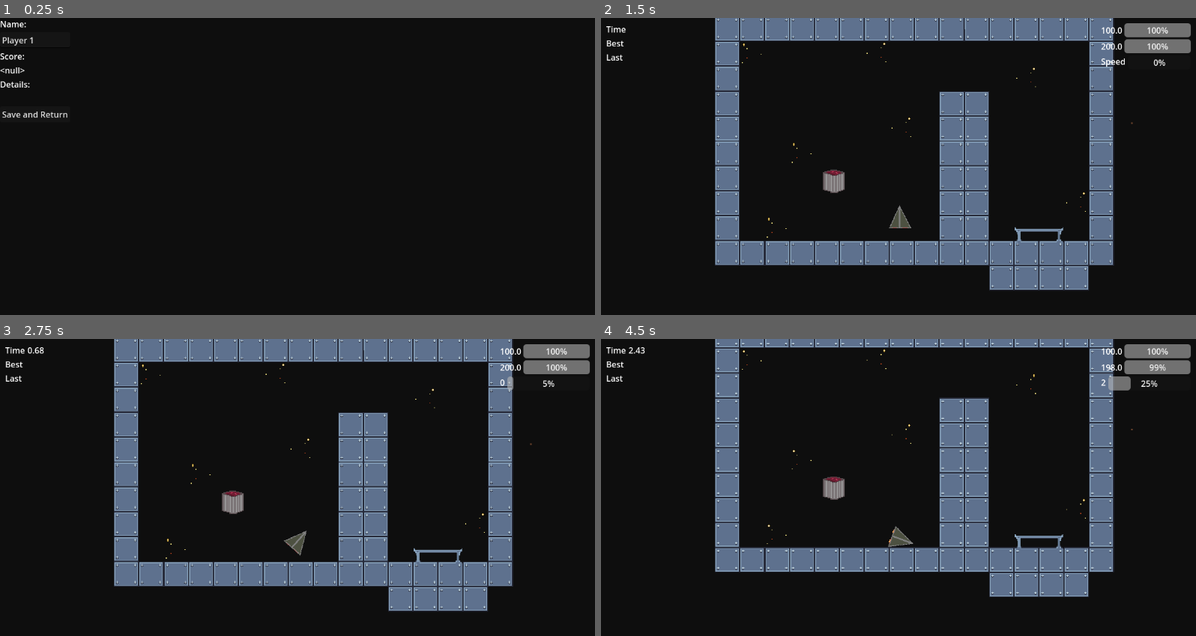
Above: before the commit, frames 1-4 (two rows, left to right).
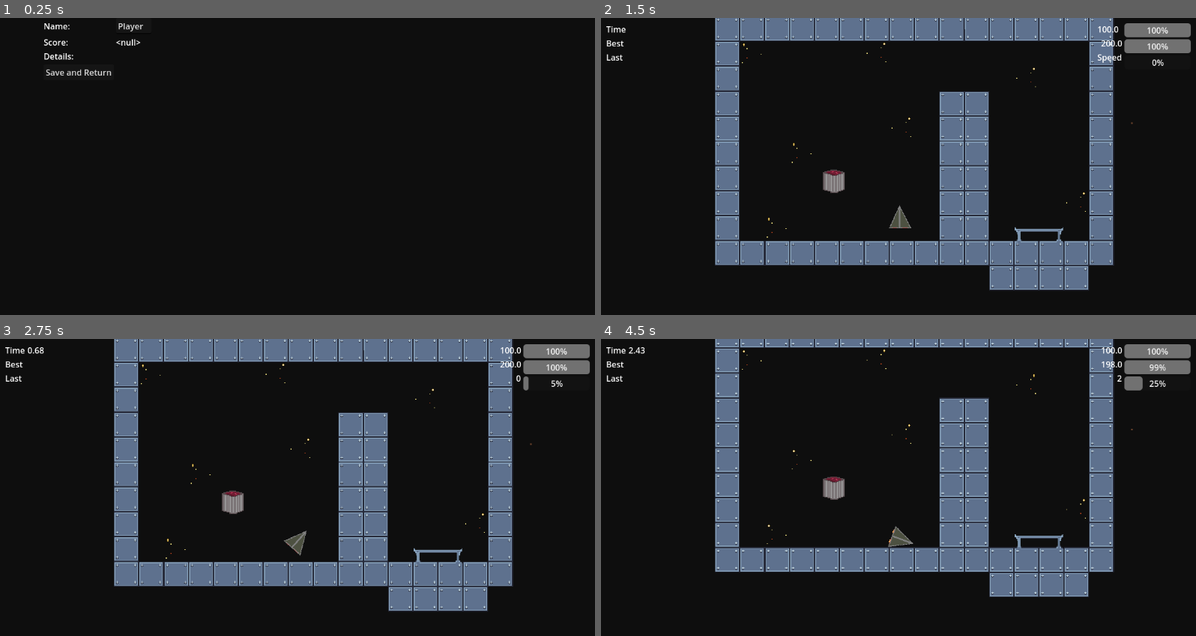
Above: after the commit, the same moments.

Repository: jacksondk/GravityRace
Game: Godot game, scene res://score.tscn
Two runs of this game, one before a commit and one after it. Both use one fixed random seed, a clock stepped at 60 frames per second and the inputs below. This scene is started directly instead of the project's main scene.
Inputs (mouse positions are in pixels of both pictures, inside the frame that each line leads up to):
- Up to frame 1 (0.25 s): no input
- Up to frame 2 (1.5 s): click "Save and Return" at 0.5 s; click (725, 127) at 1.25 s
- Up to frame 3 (2.75 s): tap Enter (ui_accept) at 2, 2.27 s; hold Right (ui_right) from 2.03 s (still down)
- Up to frame 4 (4.5 s): release Right (ui_right) at 2.78 s; hold Down (ui_down) 2.78-3.53 s; tap Enter (ui_accept) at 3.02 s; hold Right (ui_right) 3.53-4.28 s; hold Up (ui_up) from 4.28 s (still down)

The runs differ from the first frame. In frame 1, 0.8% of the frame differs, in the area x 0-25%, y 1-34%; in frame 2, 0.3%; in frame 3, 0.3%; in frame 4, 0.4%.

Commit message:
Better High Score experience

Diff:
--- a/InGameUI.tscn
+++ b/InGameUI.tscn
@@ -47,48 +47,44 @@
 layout_mode = 2
 size_flags_horizontal = 3
 
-[node name="StatusContainer" type="VBoxContainer" parent="GUI/HBoxContainer"]
+[node name="StatusContainer" type="HBoxContainer" parent="GUI/HBoxContainer"]
 layout_mode = 2
 alignment = 2
 
-[node name="LifeContainer" type="HBoxContainer" parent="GUI/HBoxContainer/StatusContainer"]
+[node name="Labels" type="VBoxContainer" parent="GUI/HBoxContainer/StatusContainer"]
 layout_mode = 2
-alignment = 2
 
-[node name="LifeLabel" type="Label" parent="GUI/HBoxContainer/StatusContainer/LifeContainer"]
+[node name="LifeLabel" type="Label" parent="GUI/HBoxContainer/StatusContainer/Labels"]
 layout_mode = 2
 text = "Life"
 
-[node name="LifeProgressBar" type="ProgressBar" parent="GUI/HBoxContainer/StatusContainer/LifeContainer"]
+[node name="FuelLabel" type="Label" parent="GUI/HBoxContainer/StatusContainer/Labels"]
+layout_mode = 2
+text = "Fuel"
+horizontal_alignment = 2
+
+[node name="SpeedLabel" type="Label" parent="GUI/HBoxContainer/StatusContainer/Labels"]
+layout_mode = 2
+size_flags_vertical = 1
+text = "Speed"
+horizontal_alignment = 2
+
+[node name="ProgressBars" type="VBoxContainer" parent="GUI/HBoxContainer/StatusContainer"]
+layout_mode = 2
+
+[node name="LifeProgressBar" type="ProgressBar" parent="GUI/HBoxContainer/StatusContainer/ProgressBars"]
 custom_minimum_size = Vector2(128, 16)
 layout_mode = 2
 size_flags_horizontal = 3
 value = 100.0
 rounded = true
 
-[node name="FuelContainer" type="HBoxContainer" parent="GUI/HBoxContainer/StatusContainer"]
-layout_mode = 2
-
-[node name="FuelLabel" type="Label" parent="GUI/HBoxContainer/StatusContainer/FuelContainer"]
-layout_mode = 2
-text = "Fuel"
-horizontal_alignment = 2
-
-[node name="FuelProgressBar" type="ProgressBar" parent="GUI/HBoxContainer/StatusContainer/FuelContainer"]
+[node name="FuelProgressBar" type="ProgressBar" parent="GUI/HBoxContainer/StatusContainer/ProgressBars"]
 layout_mode = 2
 size_flags_horizontal = 3
 size_flags_vertical = 1
 value = 100.0
 
-[node name="SpeedContainer" type="HBoxContainer" parent="GUI/HBoxContainer/StatusContainer"]
-layout_mode = 2
-
-[node name="SpeedLabel" type="Label" parent="GUI/HBoxContainer/StatusContainer/SpeedContainer"]
-layout_mode = 2
-size_flags_vertical = 1
-text = "Speed"
-horizontal_alignment = 2
-
-[node name="SpeedProgressBar" type="ProgressBar" parent="GUI/HBoxContainer/StatusContainer/SpeedContainer"]
+[node name="SpeedProgressBar" type="ProgressBar" parent="GUI/HBoxContainer/StatusContainer/ProgressBars"]
 layout_mode = 2
 size_flags_horizontal = 3
--- a/Levels/GoalArea.gd
+++ b/Levels/GoalArea.gd
@@ -7,9 +7,11 @@
 var player_inside: bool = false
 var time_inside: float = 0.0
 var current_player: Node = null
+var goal_reached: bool = false
 
 # Called when the node enters the scene tree for the first time.
 func _ready() -> void:
+	goal_reached = false
 	pass # Replace with function body.
 
 # Called every frame. 'delta' is the elapsed time since the previous frame.
@@ -23,7 +25,9 @@
 
 
 func _on_player_stayed_long_enough() -> void:
-	emit_signal("player_stayed_long_enough", current_player)
+	if goal_reached == false:
+		goal_reached = true
+		emit_signal("player_stayed_long_enough", current_player)
 
 func _on_body_entered(body: Node) -> void:
 	if body.name == "Rocket":
--- a/Scripts/BaseLevel.gd
+++ b/Scripts/BaseLevel.gd
@@ -8,8 +8,8 @@
 
 var rocket = preload("res://Rocket.tscn")
 
-func _init(level):
-	self.level = level
+func _init(_level):
+	self.level = _level
 	level_tree = get_tree()
 
 func new_rocket():
@@ -53,7 +53,7 @@
 	gui.set_best(best_time)
 	new_rocket()
 
-func _process(delta):
+func _process(_delta):
 	pass
 
 func get_drag():
--- a/Scripts/GUI.gd
+++ b/Scripts/GUI.gd
@@ -24,19 +24,20 @@
 	score_label = self.get_node("HBoxContainer/GridContainer/TimeLabel")
 	best_label = self.get_node("HBoxContainer/GridContainer/BestTimeLabel")
 	last_label = self.get_node("HBoxContainer/GridContainer/LastTimeLabel")
-	speed_label = self.get_node("HBoxContainer/StatusContainer/SpeedContainer/SpeedLabel")
-	speed_progress = self.get_node("HBoxContainer/StatusContainer/SpeedContainer/SpeedProgressBar")
-	life_label = self.get_node("HBoxContainer/StatusContainer/LifeContainer/LifeLabel")
-	life_progress = self.get_node("HBoxContainer/StatusContainer/LifeContainer/LifeProgressBar")
-	fuel_label = self.get_node("HBoxContainer/StatusContainer/FuelContainer/FuelLabel")
-	fuel_progress = self.get_node("HBoxContainer/StatusContainer/FuelContainer/FuelProgressBar")
+
+	speed_label = self.get_node("HBoxContainer/StatusContainer/Labels/SpeedLabel")
+	speed_progress = self.get_node("HBoxContainer/StatusContainer/ProgressBars/SpeedProgressBar")
+	life_label = self.get_node("HBoxContainer/StatusContainer/Labels/LifeLabel")
+	life_progress = self.get_node("HBoxContainer/StatusContainer/ProgressBars/LifeProgressBar")
+	fuel_label = self.get_node("HBoxContainer/StatusContainer/Labels/FuelLabel")
+	fuel_progress = self.get_node("HBoxContainer/StatusContainer/ProgressBars/FuelProgressBar")
 
 func start():
 	if not started:
 		start_time = Time.get_ticks_msec()
 		started = true
 
-func _process(delta):
+func _process(_delta):
 	# Called every frame. Delta is time since last frame.
 	# Update game logic here.
 	if started:
--- a/Scripts/Rocket.gd
+++ b/Scripts/Rocket.gd
@@ -26,9 +26,9 @@
 signal crashed
 signal exit
 
-func set_start_position(position):
-	start_position = position
-	self.position = position
+func set_start_position(st_position):
+	start_position = st_position
+	self.position = st_position
 
 func add_fuel(extra_fuel):
 	fuel = min(fuel + extra_fuel, max_fuel)
--- a/Singletons/Highscore.gd
+++ b/Singletons/Highscore.gd
@@ -16,8 +16,8 @@
 
 
 # Set the user name - store it for next run
-func set_user_name(name):
-	current_name = name
+func set_user_name(user_name):
+	current_name = user_name
 	var f = FileAccess.open("user://user.txt", FileAccess.WRITE)
 	f.store_line(current_name)
 	f.close()
--- a/score.tscn
+++ b/score.tscn
@@ -1,33 +1,46 @@
+[gd_scene load_steps=2 format=3 uid="uid://bptuipqfgayoi"]
 
-[gd_scene load_steps=3 format=3 uid="uid://score_scene"]
-
-[ext_resource type="Script" uid="uid://score_script" path="res://score.gd" id=1]
+[ext_resource type="Script" uid="uid://cda7oiiaxporx" path="res://score.gd" id="1"]
 
 [node name="MarginContainer" type="MarginContainer"]
+anchors_preset = -1
+anchor_right = 0.049000002
+anchor_bottom = 0.053000003
+offset_left = 84.0
+offset_right = 779.552
+offset_bottom = 474.296
+size_flags_horizontal = 3
+size_flags_vertical = 3
 mouse_filter = 0
-script = ExtResource(1)
+script = ExtResource("1")
 
-[node name="VBox" type="VBoxContainer" parent="."]
-anchor_right = 1.0
-anchor_bottom = 1.0
+[node name="VBox" type="GridContainer" parent="."]
+layout_mode = 2
+columns = 2
 
 [node name="NameLabel" type="Label" parent="VBox"]
+layout_mode = 2
 text = "Name:"
 
 [node name="NameEdit" type="LineEdit" parent="VBox"]
+layout_mode = 2
 placeholder_text = "Player name"
 
 [node name="ScoreLabel" type="Label" parent="VBox"]
+layout_mode = 2
 text = "Score:"
 
 [node name="ScoreValue" type="Label" parent="VBox"]
+layout_mode = 2
 text = "0"
 
 [node name="DetailsLabel" type="Label" parent="VBox"]
+layout_mode = 2
 text = "Details:"
 
 [node name="Details" type="Label" parent="VBox"]
-text = ""
+layout_mode = 2
 
 [node name="SaveButton" type="Button" parent="VBox"]
+layout_mode = 2
 text = "Save and Return"
